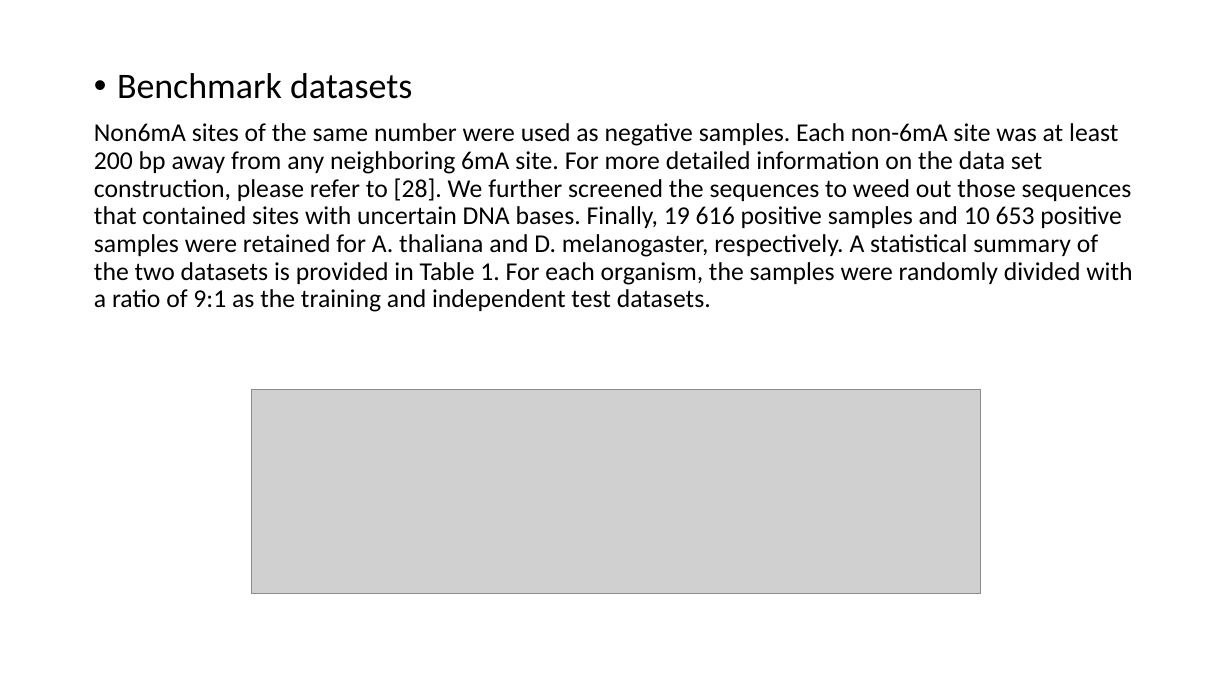
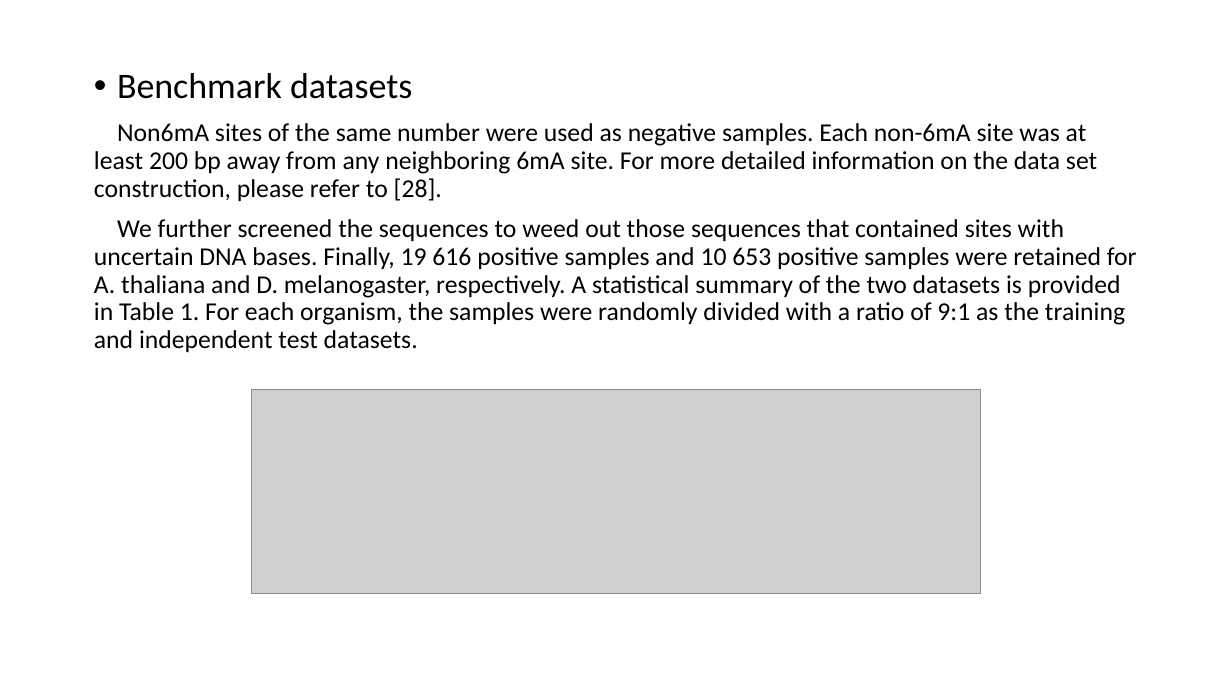
Before and after one commit to YanChengHuang/paper_implement, a slide deck: slide 3 of LA6mA/Presentation/LA6mA.pptx. Drawn at 1232x693 pixels with LibreOffice and Linux fonts; fonts in the diff are those of the drawing; grey boxes stand for pictures. Boxes give left, top, right and bottom in pixels: in the first picture for what was removed or moved away, otherwise in the second. Text is boxed around its words. In the diff, an @@ line names an element or a change of style, - is before the commit and + after.

```diff
--- a/LA6mA/Presentation/LA6mA.pptx
+++ b/LA6mA/Presentation/LA6mA.pptx
@@ text at box(94, 123, 1137, 352): text changed @@
-Non6mA sites of the same number were used as negative samples. Each non-6mA site was at least 200 bp away from any neighboring 6mA site. For more detailed information on the data set construction, please refer to [28]. We further screened the sequences to weed out those sequences that contained sites with uncertain DNA bases. Finally, 19 616 positive samples and 10 653 positive samples were retained for A. thaliana and D. melanogaster, respectively. A statistical summary of the two datasets is provided in Table 1. For each organism, the samples were randomly divided with a ratio of 9:1 as the training and independent test datasets.
+Non6mA sites of the same number were used as negative samples. Each non-6mA site was at least 200 bp away from any neighboring 6mA site. For more detailed information on the data set construction, please refer to [28].
+We further screened the sequences to weed out those sequences that contained sites with uncertain DNA bases. Finally, 19 616 positive samples and 10 653 positive samples were retained for A. thaliana and D. melanogaster, respectively. A statistical summary of the two datasets is provided in Table 1. For each organism, the samples were randomly divided with a ratio of 9:1 as the training and independent test datasets.
```
Also in this commit, not shown: 4 other slides changed, 3 slides added, 1 slide removed, 1 other file.
